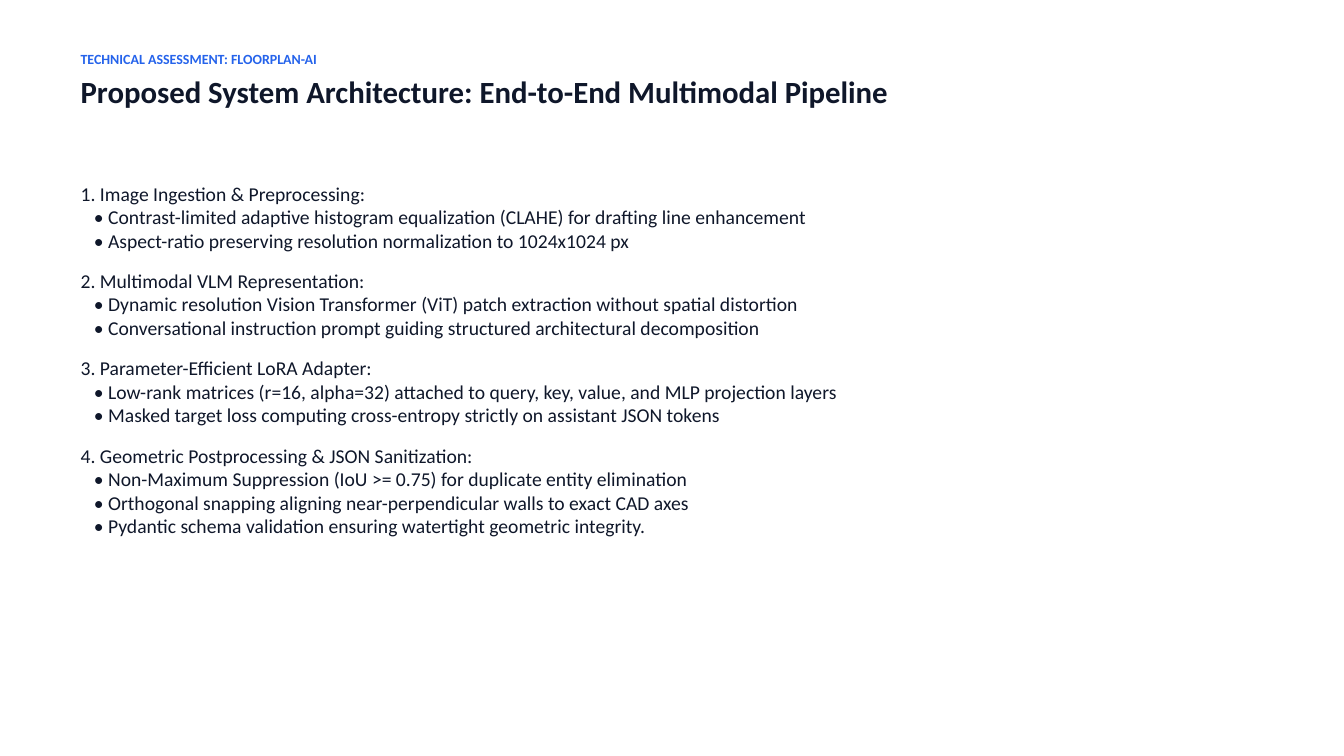
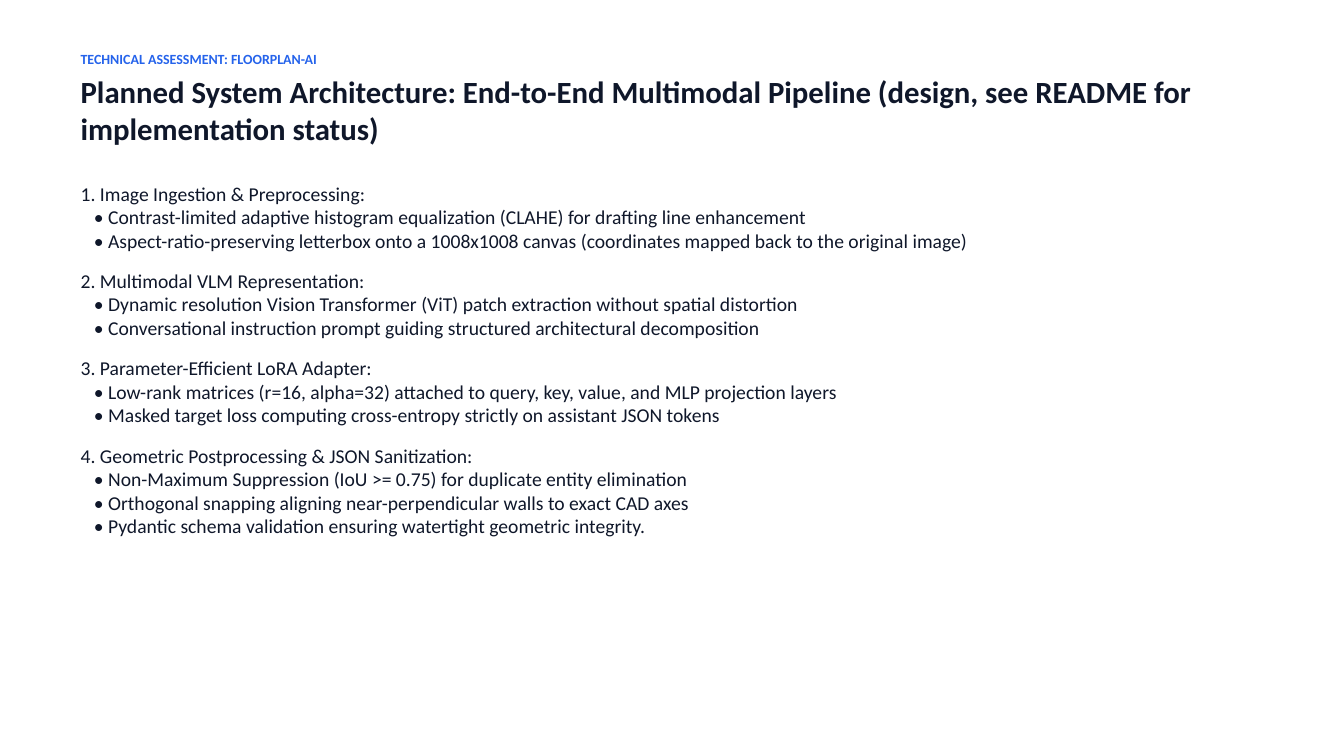
Before and after one commit to sandhiya-1234/FloorPlan-AI, a slide deck: slide 4 of presentation/Floorplan_AI_Assessment.pptx. Drawn at 1344x756 pixels with LibreOffice and Linux fonts; fonts in the diff are those of the drawing. Boxes give left, top, right and bottom in pixels: in the first picture for what was removed or moved away, otherwise in the second. Text is boxed around its words. In the diff, an @@ line names an element or a change of style, - is before the commit and + after.

```diff
--- a/presentation/Floorplan_AI_Assessment.pptx
+++ b/presentation/Floorplan_AI_Assessment.pptx
@@ text at [81,80,1191,145]: text changed @@
-Proposed System Architecture: End-to-End Multimodal Pipeline
+Planned System Architecture: End-to-End Multimodal Pipeline (design, see README for implementation status)
@@ text at [81,187,967,252]: text changed @@
-1. Image Ingestion & Preprocessing:
-• Contrast-limited adaptive histogram equalization (CLAHE) for drafting line enhancement
-• Aspect-ratio preserving resolution normalization to 1024x1024 px
+1. Image Ingestion & Preprocessing:
+• Contrast-limited adaptive histogram equalization (CLAHE) for drafting line enhancement
+• Aspect-ratio-preserving letterbox onto a 1008x1008 canvas (coordinates mapped back to the original image)
```
Also in this commit, not shown: 9 other slides changed, 1 slide added, 1 slide removed, 41 other files.
